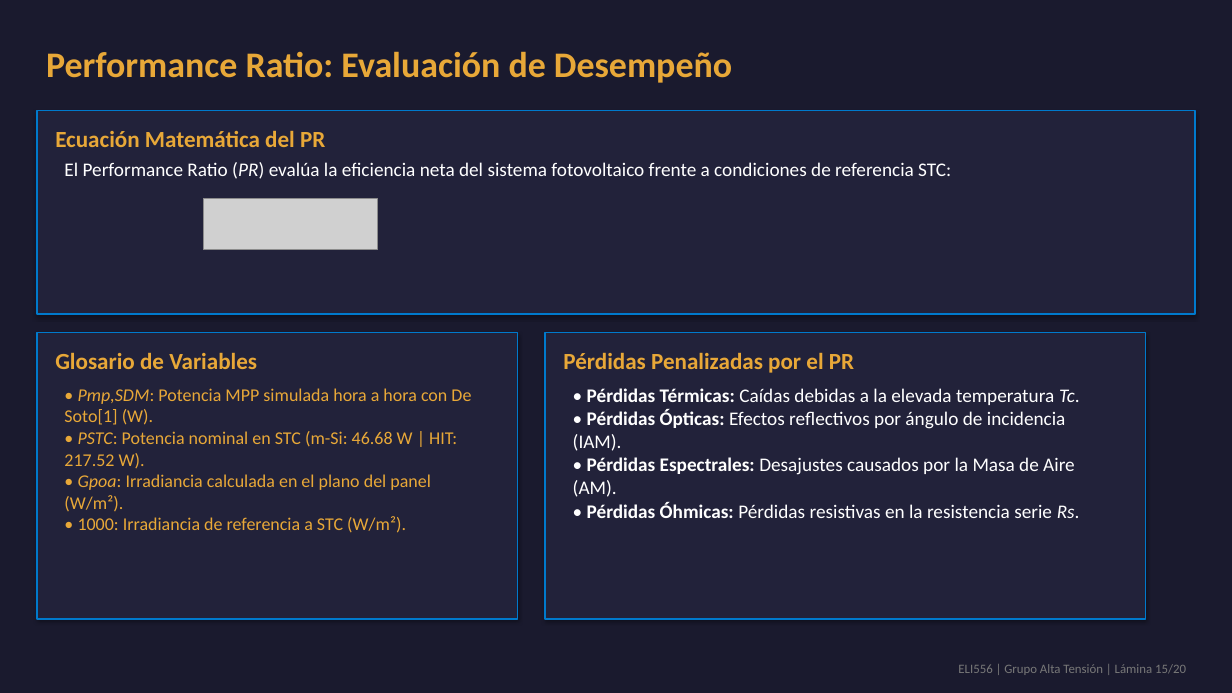
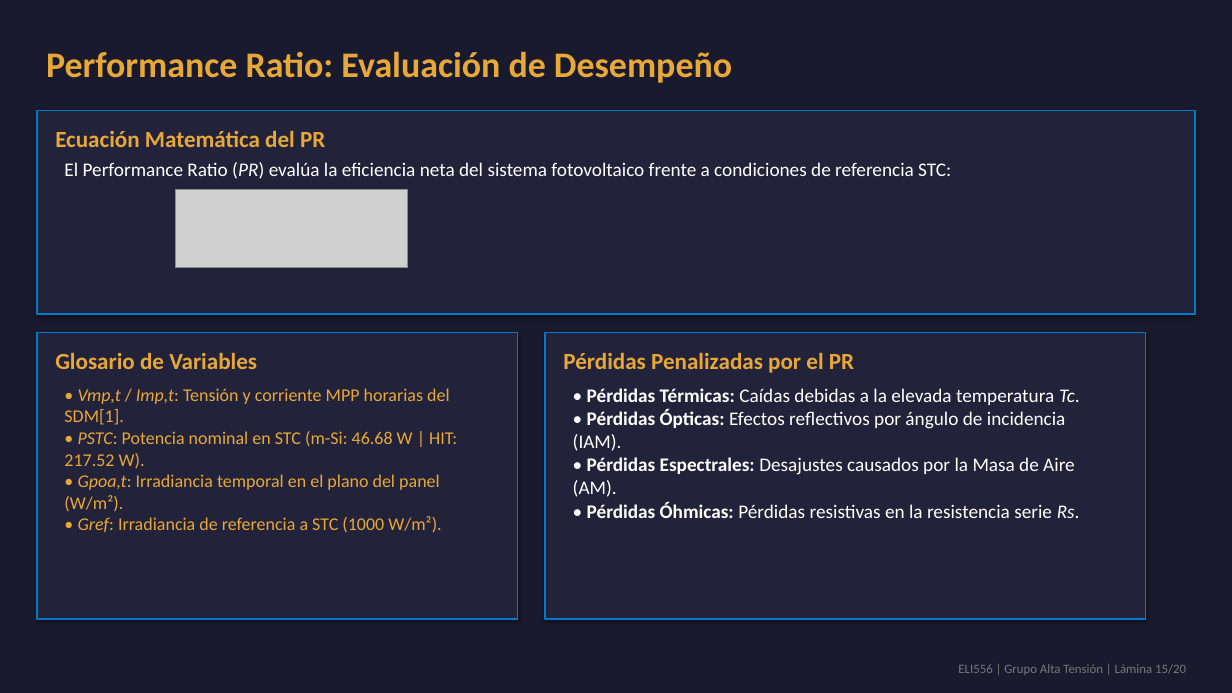
Before and after one commit to theChosen16/t2-paneles, a slide deck: slide 15 of output/Presentacion_Final_ELI556_Atacama.pptx. Drawn at 1232x693 pixels with LibreOffice and Linux fonts; fonts in the diff are those of the drawing; grey boxes stand for pictures. Boxes give left, top, right and bottom in pixels: in the first picture for what was removed or moved away, otherwise in the second. Text is boxed around its words. In the diff, an @@ line names an element or a change of style, - is before the commit and + after.

Commit message:
Cambia scatter plot a aspect ratio 10:7.5 en Slide 14 y extiende la ecuacion del PR en Slide 15

```diff
--- a/output/Presentacion_Final_ELI556_Atacama.pptx
+++ b/output/Presentacion_Final_ELI556_Atacama.pptx
@@ picture: place and size @@
-picture at [203,199,378,250]
+picture at [176,189,408,268]
@@ text at [64,388,450,425]: text changed @@
-• Pmp,SDM: Potencia MPP simulada hora a hora con De Soto[1] (W).
+• Vmp,t / Imp,t: Tensión y corriente MPP horarias del SDM[1].
@@ text at [64,474,441,533]: text changed @@
-• Gpoa: Irradiancia calculada en el plano del panel (W/m²).
-• 1000: Irradiancia de referencia a STC (W/m²).
+• Gpoa,t: Irradiancia temporal en el plano del panel (W/m²).
+• Gref: Irradiancia de referencia a STC (1000 W/m²).
```
Also in this commit, not shown: 1 other slide changed, 6 other files.
